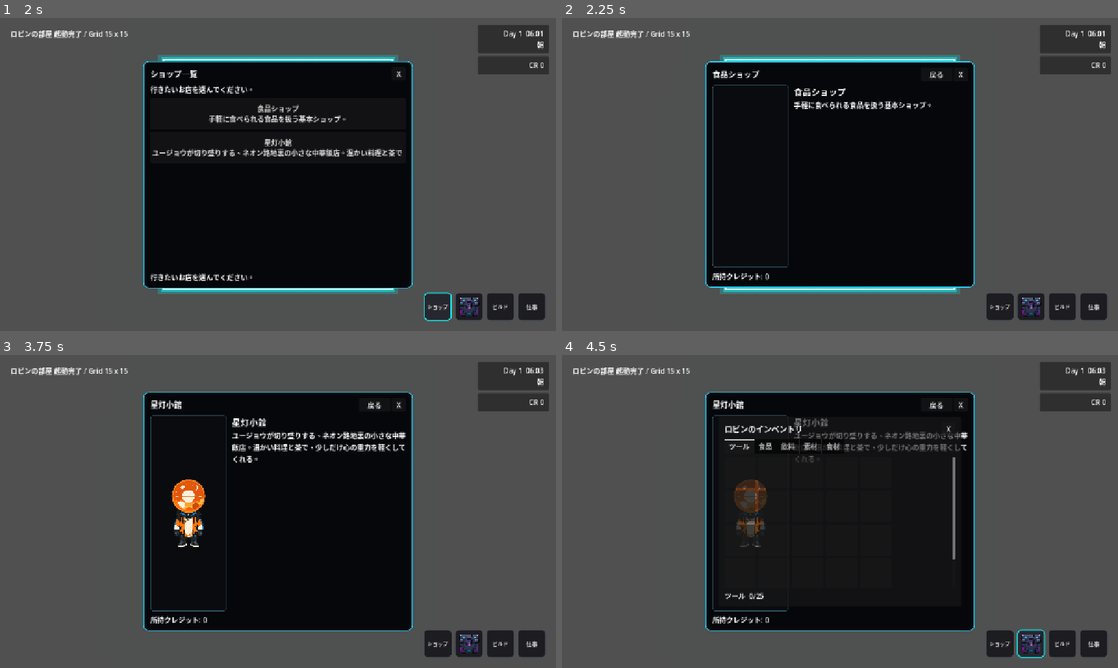
Above: before the commit, frames 1-4 (two rows, left to right).
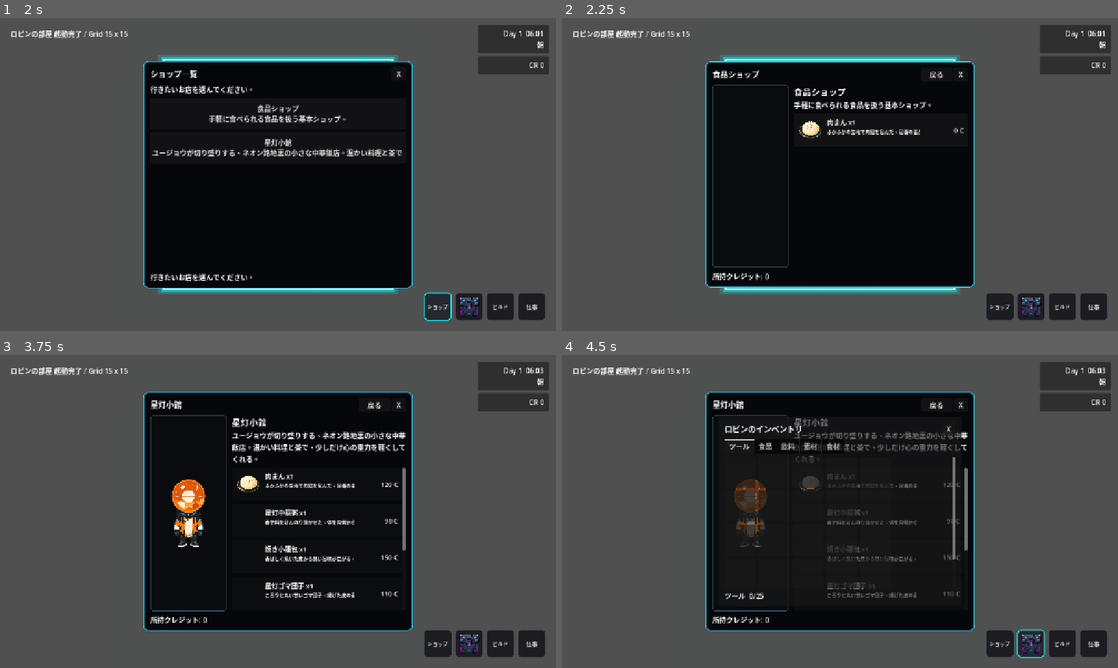
Above: after the commit, the same moments.

Repository: grimoire1089-coder/optimistic
Game: Godot game, scene res://Scenes/Boot/TitleScene.tscn
Same seed, same stepped clock (60 frames per second), same inputs: the game is played once before the commit and once after it. Sound files missing from this copy of the repository are replaced by a short silence.
Inputs (mouse positions are in pixels of both pictures, inside the frame that each line leads up to):
- Up to frame 1 (2 s): click "はじめる" at 0.5 s; click "ショップ" at 1.25 s
- Up to frame 2 (2.25 s): click "食品ショップ 手軽に食べられる食品を扱う基本ショップ。" at 2 s
- Up to frame 3 (3.75 s): click "戻る" at 2.75 s; click "星灯小館 ユージョウが切り盛りする、ネオン路地裏の小さな中…" at 3.5 s
- Up to frame 4 (4.5 s): click (1029, 642) at 4.25 s

Frame 1 is identical in both runs. In frame 2, 0.5% of the frame differs, in the area x 42-73%, y 32-39%; in frame 3, 1.7%, in the area x 42-73%, y 35-78%; in frame 4, 1.0%.
Error before the commit: Invalid access to property or key 'theme_override_constants' on a base object of type 'HBoxContainer'. (res://Scripts/UI/Shop/ShopMenu.gd:238)

Commit message:
Fix shop card theme constant overrides

Diff:
--- a/Scripts/UI/Shop/ShopMenu.gd
+++ b/Scripts/UI/Shop/ShopMenu.gd
@@ -235,7 +235,7 @@
 	row.offset_right = -10.0
 	row.offset_bottom = -8.0
 	row.mouse_filter = Control.MOUSE_FILTER_IGNORE
-	row.theme_override_constants["separation"] = 10
+	row.add_theme_constant_override("separation", 10)
 	button.add_child(row)
 
 	var icon_rect := TextureRect.new()
@@ -249,7 +249,7 @@
 	var text_box := VBoxContainer.new()
 	text_box.size_flags_horizontal = Control.SIZE_EXPAND_FILL
 	text_box.mouse_filter = Control.MOUSE_FILTER_IGNORE
-	text_box.theme_override_constants["separation"] = 2
+	text_box.add_theme_constant_override("separation", 2)
 	row.add_child(text_box)
 
 	var name_label := Label.new()
